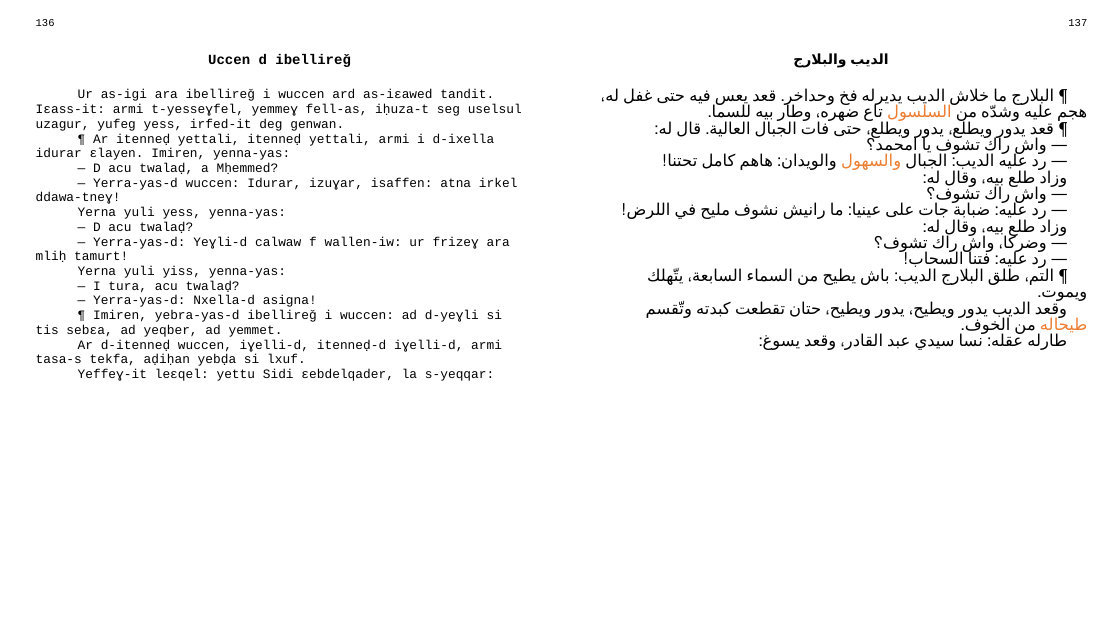
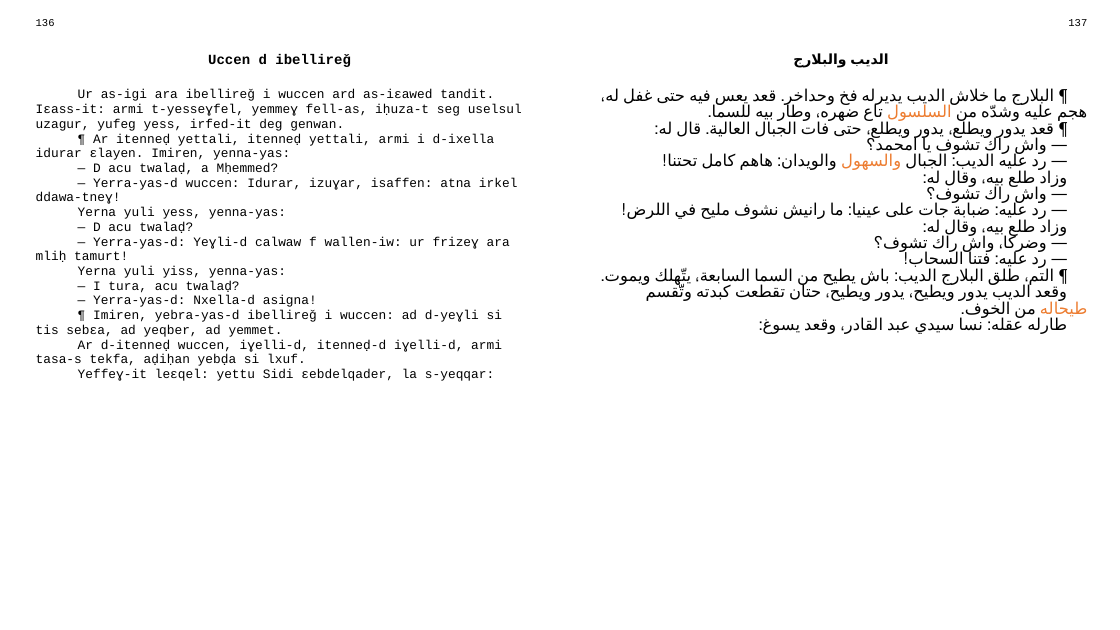
Before and after one commit to sferhah/tamacahut_n_wuccen, a slide deck: slide 65 of Uccen.ConsoleApp/Resources/pptx/uccen.arq.pptx. Drawn at 1120x630 pixels with LibreOffice and Linux fonts; fonts in the diff are those of the drawing. Boxes give left, top, right and bottom in pixels: in the first picture for what was removed or moved away, otherwise in the second. Text is boxed around its words. In the diff, an @@ line names an element or a change of style, - is before the commit and + after.

```diff
--- a/Uccen.ConsoleApp/Resources/pptx/uccen.arq.pptx
+++ b/Uccen.ConsoleApp/Resources/pptx/uccen.arq.pptx
@@ table at box(27, 13, 1096, 607) @@
-row 3, column 3: ¶ البلارج ما خلاش الديب يديرله فخ وحداخر. قعد يعس فيه حتى غفل له، هجم عليه وشدّه من السلسول تاع ضهره، وطار بيه للسما. / ¶ قعد يدور ويطلع، يدور ويطلع، حتى فات الجبال العالية. قال له: / — واش راك تشوف يا امحمد؟ / — رد عليه الديب: الجبال والسهول والويدان: هاهم كامل تحتنا! / وزاد طلع بيه، وقال له: / — واش راك تشوف؟ / — رد عليه: ضبابة جات على عينيا: ما رانيش نشوف مليح في اللرض! / وزاد طلع بيه، وقال له: / — وضركا، واش راك تشوف؟ / — رد عليه: فتنا السحاب! / ¶ التم، طلق البلارج الديب: باش يطيح من السماء السابعة، يتّهلك ويموت. / وقعد الديب يدور ويطيح، يدور ويطيح، حتان تقطعت كبدته وتّقسم طيحاله من الخوف. / طارله عقله: نسا سيدي عبد القادر، وقعد يسوغ:
+row 3, column 3: ¶ البلارج ما خلاش الديب يديرله فخ وحداخر. قعد يعس فيه حتى غفل له، هجم عليه وشدّه من السلسول تاع ضهره، وطار بيه للسما. / ¶ قعد يدور ويطلع، يدور ويطلع، حتى فات الجبال العالية. قال له: / — واش راك تشوف يا امحمد؟ / — رد عليه الديب: الجبال والسهول والويدان: هاهم كامل تحتنا! / وزاد طلع بيه، وقال له: / — واش راك تشوف؟ / — رد عليه: ضبابة جات على عينيا: ما رانيش نشوف مليح في اللرض! / وزاد طلع بيه، وقال له: / — وضركا، واش راك تشوف؟ / — رد عليه: فتنا السحاب! / ¶ التم، طلق البلارج الديب: باش يطيح من السما السابعة، يتّهلك ويموت. / وقعد الديب يدور ويطيح، يدور ويطيح، حتان تقطعت كبدته وتّقسم طيحاله من الخوف. / طارله عقله: نسا سيدي عبد القادر، وقعد يسوغ:
```
Also in this commit, not shown: 11 other slides changed, 3 other files.
